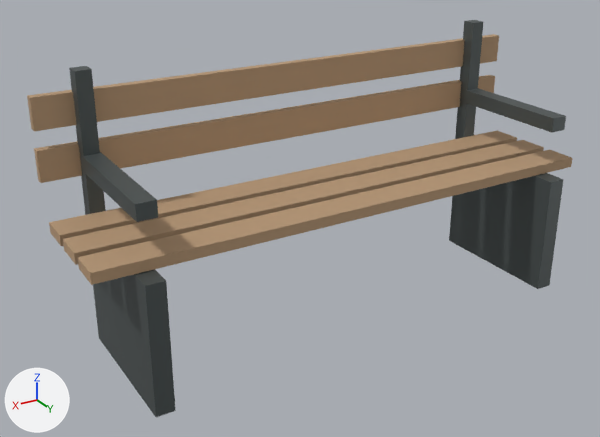
Two versions of the glTF model assets/models/bench.glb, one commit apart.
Camera for both pictures: a 50 mm camera at (1.433, 2.133, 1.451) aimed at (0.109, -0.074, 0.347). Every picture has the same lights, and +X, +Y and +Z are marked at lower left. The picture after the commit comes second. Vertices at exactly the same position are counted once.

The first picture shows 'bench'.
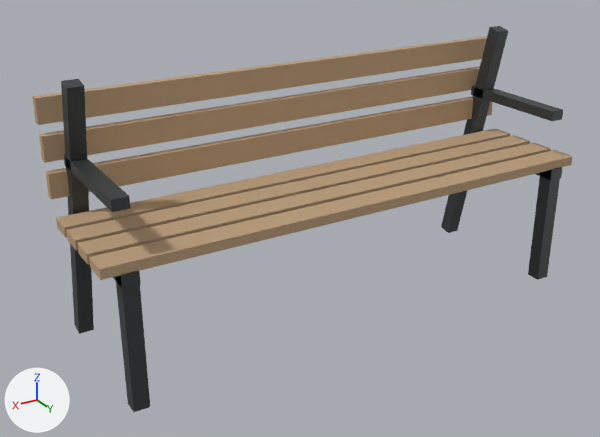
Diff of the bpy script that builds the scene:
```diff
--- a/assets/models/bench.glb.py
+++ b/assets/models/bench.glb.py
@@ me_bench @@
 # used by ob_bench; location = (0.0, 0.0, 0.0)
-me_bench.from_pydata(...)  # 88 vertices, 132 faces; spans x -0.9..0.9, y -0.28..0.25, z 0.0..0.9
+me_bench.from_pydata(...)  # 120 vertices, 180 faces; spans x -0.88..0.88, y -0.37..0.2, z -0.01..0.89
+# me_bench part 1: a new loose piece, a box spanning x -0.825..-0.775, y 0.145..0.195, z 0.0..0.44, in mat_iron (dark grey #4b5050)
+# me_bench part 2: the loose piece of 8 vertices spanning x -0.78..-0.72, y -0.22..0.22, z 0.6..0.64 is moved by (-0.05, -0.02, -0.2)
+# me_bench part 3: a new loose piece, a box spanning x -0.825..-0.775, y -0.25..0.17, z 0.613..0.647, in mat_iron (dark grey #4b5050)
+# me_bench part 4: a new loose piece, a box spanning x 0.775..0.825, y 0.145..0.195, z 0.0..0.44, in mat_iron (dark grey #4b5050)
+# me_bench part 5: the loose piece of 8 vertices spanning x 0.72..0.78, y -0.22..0.22, z 0.6..0.64 is moved by (0.05, -0.02, -0.2)
+# me_bench part 6: a new loose piece, a box spanning x 0.775..0.825, y -0.25..0.17, z 0.613..0.647, in mat_iron (dark grey #4b5050)
+# me_bench part 7: a new loose piece, a box spanning x -0.88..0.88, y 0.108..0.193, z 0.439..0.471, in mat_wood (beige #bc9e7c)
+# me_bench part 8: a new loose piece, a box spanning x -0.88..0.88, y 0.003..0.088, z 0.439..0.471, in mat_wood (beige #bc9e7c)
+# me_bench part 9: a new loose piece, a box spanning x -0.88..0.88, y -0.102..-0.017, z 0.439..0.471, in mat_wood (beige #bc9e7c)
+# me_bench part 10: a new loose piece, a box spanning x -0.88..0.88, y -0.208..-0.123, z 0.439..0.471, in mat_wood (beige #bc9e7c)
+# me_bench part 11: a new loose piece, a box spanning x -0.88..0.88, y -0.265..-0.235, z 0.52..0.6, in mat_wood (beige #bc9e7c)
+# me_bench part 12: a new loose piece, a box spanning x -0.88..0.88, y -0.287..-0.257, z 0.63..0.71, in mat_wood (beige #bc9e7c)
+# me_bench part 13: a new loose piece, a box spanning x -0.88..0.88, y -0.309..-0.279, z 0.74..0.82, in mat_wood (beige #bc9e7c)
+# me_bench part 14: 8 loose pieces with 64 vertices, spanning x -0.9..0.9, y -0.28..0.25, z 0.0..0.9, are deleted
+# me_bench part 15
+# 8 vertices are removed from x -0.9..0.9, y -0.28..-0.26, z 0.73..0.83
+# 12 faces are deleted
+# 8 vertices are added at x -0.82..0.78, y -0.37..-0.13, z -0.01..0.89
+# 8 new vertices lie (0.04, 0.0, 0.0) away from vertices in x -0.82..0.78, y -0.37..-0.13, z -0.01..0.89
+# 24 new faces join them, mat_iron (dark grey #4b5050)
 me_bench.materials.append(mat_iron)
```

Changed parts and their boxes (x1, y1, x2, y2) in the pictures (600 x 437 px; the box of a moved part takes in the faces that stretch with it):
'bench', reshaped
    before: (27, 20, 572, 417)
    after: (32, 26, 573, 412)
part 1 of me_bench, added
    after: (528, 167, 561, 280)
part 2 of me_bench, moved or reshaped
    before: (464, 88, 566, 132)
    after: (536, 167, 562, 181)
part 3 of me_bench, added
    after: (471, 86, 563, 121)
part 4 of me_bench, added
    after: (115, 271, 150, 412)
part 5 of me_bench, moved or reshaped
    before: (81, 152, 158, 222)
    after: (113, 271, 141, 289)
part 6 of me_bench, added
    after: (64, 154, 130, 212)
part 7 of me_bench, added (beige)
    after: (89, 150, 573, 280)
part 8 of me_bench, added
    after: (77, 143, 551, 265)
part 9 of me_bench, added
    after: (66, 135, 530, 251)
part 10 of me_bench, added
    after: (56, 129, 510, 237)
part 11 of me_bench, added (beige)
    after: (45, 96, 493, 200)
part 12 of me_bench, added (beige)
    after: (39, 66, 480, 163)
part 13 of me_bench, added (beige)
    after: (32, 36, 487, 125)
part 14 of me_bench, deleted
    before: (34, 20, 572, 417)
part 15 of me_bench, cut back
    before: (27, 34, 499, 131)
    after: (61, 26, 508, 334)
